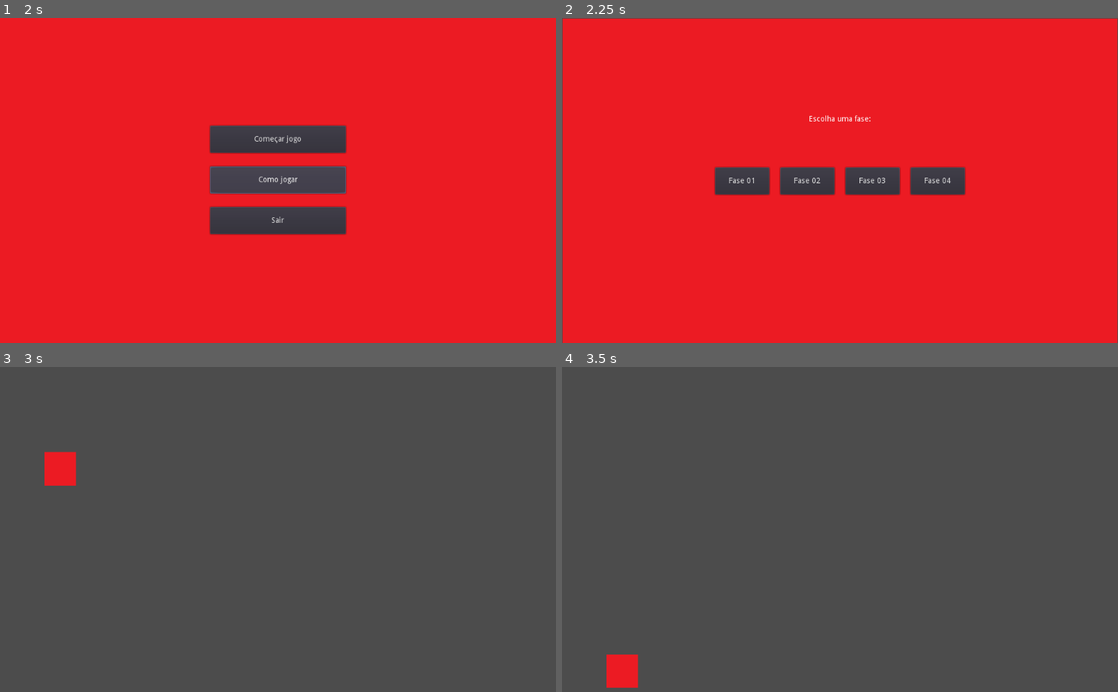
Above: before the commit, frames 1-4 (two rows, left to right).
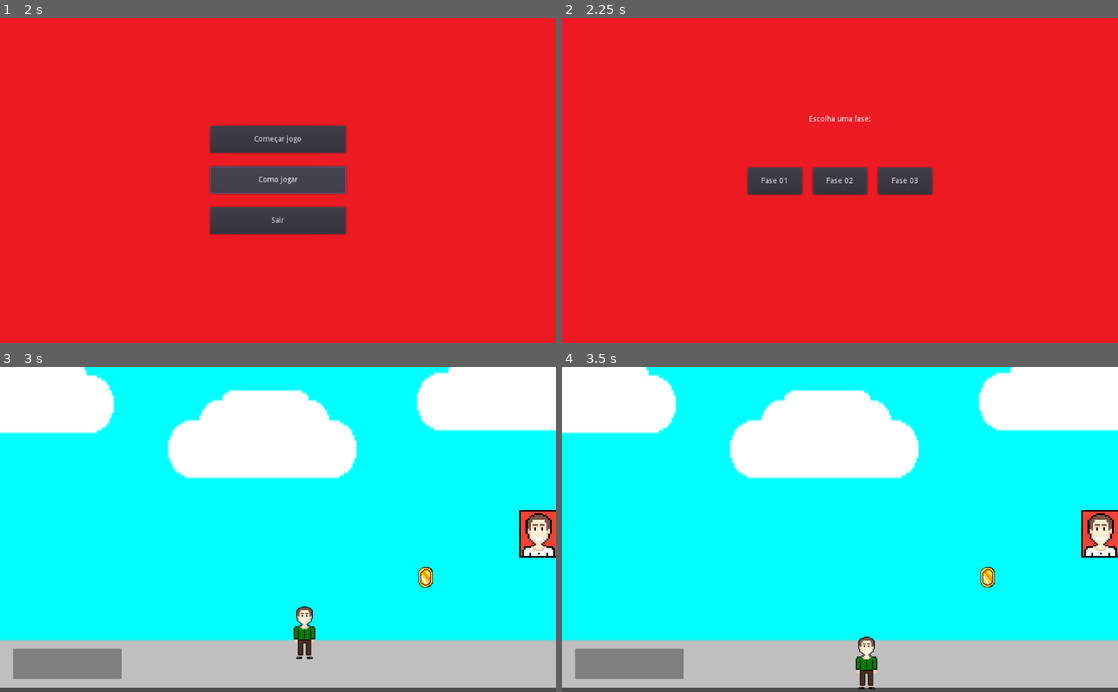
Above: after the commit, the same moments.

Repository: InfiniteMarcus/Lyfer-Education
Game: Godot game, scene res://MainMenu.tscn
Two runs of this game, one before a commit and one after it. Both use one fixed random seed, a clock stepped at 60 frames per second and the inputs below.
Inputs:
- Up to frame 1 (2 s): click "Como jogar" at 0.5 s; click "Como jogar" at 1.25 s
- Up to frame 2 (2.25 s): click "Começar jogo" at 2 s
- Up to frame 3 (3 s): click "Fase 01" at 2.75 s
- Up to frame 4 (3.5 s): no input

Frame 1 is identical in both runs. In frame 2, 2.6% of the frame differs, in the area x 0-100%, y 0-100%; in frame 3, 99%, in the area x 0-100%, y 0-99%; in frame 4, 99%.

Commit message:
feat: adicionando moedas e menu de pause

Diff:
--- a/LevelSelector.tscn
+++ b/LevelSelector.tscn
@@ -13,12 +13,13 @@
 "_edit_use_anchors_": false
 }
 
-[node name="Background Sprite" type="Sprite" parent="."]
-position = Vector2( 512.115, 301.012 )
-scale = Vector2( 0.631186, 0.261087 )
+[node name="Background Sprite" type="TextureRect" parent="."]
+anchor_right = 1.0
+anchor_bottom = 1.0
 texture = ExtResource( 1 )
+expand = true
 __meta__ = {
-"_edit_lock_": true
+"_edit_use_anchors_": false
 }
 
 [node name="Label" type="Label" parent="."]
@@ -62,8 +63,8 @@
 }
 
 [node name="Level01" type="Button" parent="MarginContainer/VBoxContainer/HBoxContainer"]
-margin_left = 282.0
-margin_right = 382.0
+margin_left = 342.0
+margin_right = 442.0
 margin_bottom = 50.0
 rect_min_size = Vector2( 100, 50 )
 size_flags_horizontal = 0
@@ -71,8 +72,8 @@
 text = "Fase 01"
 
 [node name="Level02" type="Button" parent="MarginContainer/VBoxContainer/HBoxContainer"]
-margin_left = 402.0
-margin_right = 502.0
+margin_left = 462.0
+margin_right = 562.0
 margin_bottom = 50.0
 rect_min_size = Vector2( 100, 50 )
 size_flags_horizontal = 0
@@ -80,21 +81,11 @@
 text = "Fase 02"
 
 [node name="Level03" type="Button" parent="MarginContainer/VBoxContainer/HBoxContainer"]
-margin_left = 522.0
-margin_right = 622.0
+margin_left = 582.0
+margin_right = 682.0
 margin_bottom = 50.0
 rect_min_size = Vector2( 100, 50 )
 size_flags_horizontal = 0
 size_flags_vertical = 0
 text = "Fase 03"
-
-[node name="Level04" type="Button" parent="MarginContainer/VBoxContainer/HBoxContainer"]
-margin_left = 642.0
-margin_right = 742.0
-margin_bottom = 50.0
-rect_min_size = Vector2( 100, 50 )
-size_flags_horizontal = 0
-size_flags_vertical = 0
-custom_constants/hseparation = 0
-text = "Fase 04"
 [connection signal="pressed" from="MarginContainer/VBoxContainer/HBoxContainer/Level01" to="MarginContainer/VBoxContainer/HBoxContainer" method="_on_Level01_pressed"]
--- a/Levels/Level01.tscn
+++ b/Levels/Level01.tscn
@@ -1,38 +1,225 @@
-[gd_scene load_steps=5 format=2]
-
-[ext_resource path="res://background.png" type="Texture" id=1]
+[gd_scene load_steps=12 format=2]
+
+[ext_resource path="res://Sprites/unknown.png" type="Texture" id=1]
 [ext_resource path="res://Scripts/PlayerController.gd" type="Script" id=2]
+[ext_resource path="res://Scripts/CameraFollow.gd" type="Script" id=3]
+[ext_resource path="res://Sprites/Personagem-Final-Transparente.png" type="Texture" id=4]
+[ext_resource path="res://Sprites/Background.png" type="Texture" id=5]
+[ext_resource path="res://Scripts/PauseMenu.gd" type="Script" id=6]
+[ext_resource path="res://Sprites/Moeda-Big.png" type="Texture" id=7]
+[ext_resource path="res://Scripts/CoinController.gd" type="Script" id=8]
 
 [sub_resource type="RectangleShape2D" id=1]
-extents = Vector2( 28.9927, 30.9645 )
+extents = Vector2( 22.3628, 48.7449 )
 
 [sub_resource type="RectangleShape2D" id=2]
-extents = Vector2( 527.273, 32.8473 )
+extents = Vector2( 1200, 32.8473 )
+
+[sub_resource type="CapsuleShape2D" id=3]
+radius = 16.0
+height = 16.0
 
 [node name="Game" type="Node2D"]
 __meta__ = {
 "_edit_lock_": true
 }
 
-[node name="KinematicBody2D" type="KinematicBody2D" parent="."]
-position = Vector2( 111.124, 130.644 )
+[node name="Background - sprite" type="Sprite" parent="."]
+position = Vector2( 536, 264 )
+scale = Vector2( 3.85333, 4.61111 )
+texture = ExtResource( 5 )
+__meta__ = {
+"_edit_lock_": true
+}
+
+[node name="Background - sprite2" type="Sprite" parent="."]
+position = Vector2( 2848, 264 )
+scale = Vector2( 3.85333, 4.61111 )
+texture = ExtResource( 5 )
+
+[node name="Player" type="KinematicBody2D" parent="."]
+position = Vector2( 64, 448 )
 script = ExtResource( 2 )
-
-[node name="Sprite" type="Sprite" parent="KinematicBody2D"]
-scale = Vector2( 0.0357892, 0.0269697 )
-texture = ExtResource( 1 )
-
-[node name="CollisionShape2D" type="CollisionShape2D" parent="KinematicBody2D"]
+__meta__ = {
+"_edit_lock_": true
+}
+
+[node name="Sprite" type="Sprite" parent="Player"]
+position = Vector2( 48.8762, -14.6444 )
+scale = Vector2( 0.615385, 0.52 )
+texture = ExtResource( 4 )
+
+[node name="CollisionShape2D" type="CollisionShape2D" parent="Player"]
+position = Vector2( 48.5227, -14.7553 )
 shape = SubResource( 1 )
 
 [node name="StaticBody2D" type="StaticBody2D" parent="."]
 position = Vector2( 363.456, 616.122 )
 
 [node name="CollisionShape2D" type="CollisionShape2D" parent="StaticBody2D"]
-position = Vector2( 138.389, 13.2124 )
+position = Vector2( 764.544, 15.8779 )
+shape = SubResource( 2 )
+
+[node name="StaticBody2D2" type="StaticBody2D" parent="."]
+position = Vector2( 1064, 280 )
+rotation = 1.5708
+
+[node name="CollisionShape2D" type="CollisionShape2D" parent="StaticBody2D2"]
+position = Vector2( 23.9999, -1288 )
+shape = SubResource( 2 )
+
+[node name="StaticBody2D3" type="StaticBody2D" parent="."]
+position = Vector2( 1064, 280 )
+rotation = 1.5708
+
+[node name="CollisionShape2D" type="CollisionShape2D" parent="StaticBody2D3"]
+position = Vector2( 96.0001, 1096 )
 shape = SubResource( 2 )
 
 [node name="Camera2D" type="Camera2D" parent="."]
 position = Vector2( 512, 304 )
 scale = Vector2( 1, 1 )
 current = true
+script = ExtResource( 3 )
+
+[node name="Sprite2" type="Sprite" parent="."]
+position = Vector2( 544, 312 )
+scale = Vector2( 0.138996, 0.128655 )
+texture = ExtResource( 1 )
+
+[node name="CanvasLayer" type="CanvasLayer" parent="."]
+
+[node name="PauseMenu" type="Control" parent="CanvasLayer"]
+pause_mode = 2
+anchor_right = 1.0
+anchor_bottom = 1.0
+rect_min_size = Vector2( 1, 1 )
+script = ExtResource( 6 )
+__meta__ = {
+"_edit_use_anchors_": false
+}
+
+[node name="Menu" type="ColorRect" parent="CanvasLayer/PauseMenu"]
+anchor_right = 1.0
+anchor_bottom = 1.0
+color = Color( 0, 0, 0, 0.647059 )
+__meta__ = {
+"_edit_lock_": true,
+"_edit_use_anchors_": false
+}
+
+[node name="Label" type="Label" parent="CanvasLayer/PauseMenu/Menu"]
+margin_left = 400.0
+margin_top = 128.0
+margin_right = 632.0
+margin_bottom = 192.0
+text = "Jogo pausado"
+align = 1
+valign = 1
+__meta__ = {
+"_edit_lock_": true,
+"_edit_use_anchors_": false
+}
+
+[node name="HBoxContainer" type="HBoxContainer" parent="CanvasLayer/PauseMenu/Menu"]
+margin_top = 288.0
+margin_right = 1024.0
+margin_bottom = 288.0
+alignment = 1
+__meta__ = {
+"_edit_lock_": true,
+"_edit_use_anchors_": false
+}
+
+[node name="VBoxContainer" type="VBoxContainer" parent="CanvasLayer/PauseMenu/Menu/HBoxContainer"]
+margin_left = 452.0
+margin_right = 572.0
+margin_bottom = 130.0
+custom_constants/separation = 30
+alignment = 1
+__meta__ = {
+"_edit_lock_": true,
+"_edit_use_anchors_": false
+}
+
+[node name="Continuar" type="Button" parent="CanvasLayer/PauseMenu/Menu/HBoxContainer/VBoxContainer"]
+margin_right = 120.0
+margin_bottom = 50.0
+rect_min_size = Vector2( 120, 50 )
+size_flags_horizontal = 0
+size_flags_vertical = 0
+text = "Continuar"
+__meta__ = {
+"_edit_lock_": true,
+"_edit_use_anchors_": false
+}
+
+[node name="Sair" type="Button" parent="CanvasLayer/PauseMenu/Menu/HBoxContainer/VBoxContainer"]
+margin_top = 80.0
+margin_right = 120.0
+margin_bottom = 130.0
+rect_min_size = Vector2( 120, 50 )
+size_flags_horizontal = 0
+size_flags_vertical = 0
+text = "Sair do jogo"
+__meta__ = {
+"_edit_lock_": true,
+"_edit_use_anchors_": false
+}
+
+[node name="UserMenu" type="Control" parent="CanvasLayer"]
+margin_right = 40.0
+margin_bottom = 40.0
+__meta__ = {
+"_edit_use_anchors_": false
+}
+
+[node name="Menu" type="ColorRect" parent="CanvasLayer/UserMenu"]
+margin_left = 24.0
+margin_top = 520.0
+margin_right = 224.0
+margin_bottom = 576.0
+color = Color( 0.0588235, 0.0588235, 0.0588235, 0.364706 )
+
+[node name="Moedas" type="Node2D" parent="."]
+position = Vector2( 336, 392 )
+scale = Vector2( 0.663328, 0.752776 )
+
+[node name="Moeda" type="Area2D" parent="Moedas"]
+scale = Vector2( 1, 1 )
+script = ExtResource( 8 )
+
+[node name="CollisionShape2D" type="CollisionShape2D" parent="Moedas/Moeda"]
+position = Vector2( -0.00012207, 0 )
+scale = Vector2( 1.50755, 1.32842 )
+shape = SubResource( 3 )
+__meta__ = {
+"_edit_lock_": true
+}
+
+[node name="Sprite" type="Sprite" parent="Moedas/Moeda"]
+texture = ExtResource( 7 )
+__meta__ = {
+"_edit_lock_": true
+}
+
+[node name="Moeda2" type="Area2D" parent="Moedas"]
+position = Vector2( 687.442, 53.1367 )
+scale = Vector2( 1, 1 )
+script = ExtResource( 8 )
+
+[node name="CollisionShape2D" type="CollisionShape2D" parent="Moedas/Moeda2"]
+position = Vector2( -0.00012207, 0 )
+scale = Vector2( 1.50755, 1.32842 )
+shape = SubResource( 3 )
+__meta__ = {
+"_edit_lock_": true
+}
+
+[node name="Sprite" type="Sprite" parent="Moedas/Moeda2"]
+texture = ExtResource( 7 )
+__meta__ = {
+"_edit_lock_": true
+}
+[connection signal="pressed" from="CanvasLayer/PauseMenu/Menu/HBoxContainer/VBoxContainer/Continuar" to="CanvasLayer/PauseMenu" method="_on_Continuar_pressed"]
+[connection signal="pressed" from="CanvasLayer/PauseMenu/Menu/HBoxContainer/VBoxContainer/Sair" to="CanvasLayer/PauseMenu" method="_on_Sair_pressed"]
--- a/MainMenu.tscn
+++ b/MainMenu.tscn
@@ -11,12 +11,14 @@
 "_edit_use_anchors_": false
 }
 
-[node name="Background Sprite" type="Sprite" parent="."]
-position = Vector2( 511.71, 300 )
-scale = Vector2( 0.632457, 0.261324 )
+[node name="Background Sprite" type="TextureRect" parent="."]
+anchor_right = 1.0
+anchor_bottom = 1.0
 texture = ExtResource( 1 )
+expand = true
+stretch_mode = 2
 __meta__ = {
-"_edit_lock_": true
+"_edit_use_anchors_": false
 }
 
 [node name="MarginContainer" type="MarginContainer" parent="."]
--- a/Scripts/CameraFollow.gd
+++ b/Scripts/CameraFollow.gd
@@ -1,16 +1,6 @@
-extends Node
+extends Camera2D
 
+onready var player = get_node("/root/Game/Player")
 
-# Declare member variables here. Examples:
-# var a = 2
-# var b = "text"
-
-
-# Called when the node enters the scene tree for the first time.
-func _ready():
-	pass # Replace with function body.
-
-
-# Called every frame. 'delta' is the elapsed time since the previous frame.
-#func _process(delta):
-#	pass
+func _process (delta):
+		position.x = player.position.x
--- /dev/null
+++ b/Scripts/CoinController.gd
@@ -0,0 +1,9 @@
+extends Area2D
+
+func _ready():
+	connect("body_entered", self, "_on_body_entered")
+
+func _on_body_entered(other):
+	if (other.has_method("add_coin")):
+		other.add_coin()
+		queue_free()
--- /dev/null
+++ b/Scripts/PauseMenu.gd
@@ -0,0 +1,22 @@
+extends Control
+
+func _ready():
+	visible = false
+
+func _input(event):
+	if event.is_action_pressed("ui_pause"):
+		pauseUnpause()
+
+
+func pauseUnpause():
+	var pauseState = not get_tree().paused
+	get_tree().paused = pauseState
+	visible = pauseState
+
+func _on_Continuar_pressed():
+	pauseUnpause()
+
+
+func _on_Sair_pressed():
+	pauseUnpause()
+	get_tree().change_scene("res://MainMenu.tscn")
--- a/Scripts/PlayerController.gd
+++ b/Scripts/PlayerController.gd
@@ -1,10 +1,11 @@
 extends KinematicBody2D
 
-export (int) var speed = 1200
-export (int) var jump_speed = -1800
+export (int) var speed = 800
+export (int) var jump_speed = -1500
 export (int) var gravity = 4000
 
 var velocity = Vector2.ZERO
+var coins = 0
 
 func get_input():
 	velocity.x = 0
@@ -20,3 +21,7 @@
 	if Input.is_action_just_pressed("ui_up"):
 		if is_on_floor():
 			velocity.y = jump_speed
+
+func add_coin():
+	coins += 1
+	print(coins)
--- a/project.godot
+++ b/project.godot
@@ -17,12 +17,21 @@
 
 config/name="Hackathon - CCR"
 run/main_scene="res://MainMenu.tscn"
+run/low_processor_mode=true
 config/icon="res://icon.png"
 
 [display]
 
 window/stretch/mode="viewport"
 
+[input]
+
+ui_pause={
+"deadzone": 0.5,
+"events": [ Object(InputEventKey,"resource_local_to_scene":false,"resource_name":"","device":0,"alt":false,"shift":false,"control":false,"meta":false,"command":false,"pressed":false,"scancode":16777217,"unicode":0,"echo":false,"script":null)
+ ]
+}
+
 [rendering]
 
 environment/default_environment="res://default_env.tres"
Binary file added: Sprites/Background.png
Not shown, added: Sprites/Background.png.import
Binary file added: Sprites/Moeda-Big.png
Not shown, added: Sprites/Moeda-Big.png.import
Binary file added: Sprites/Personagem-Final-Transparente.png
Not shown, added: Sprites/Personagem-Final-Transparente.png.import
Binary file added: Sprites/fundo.png
Not shown, added: Sprites/fundo.png.import
Binary file added: Sprites/unknown.png
Not shown, added: Sprites/unknown.png.import
Not shown, changed: HTML/Hackathon - CCR.pck
Not shown, added: HTML/ngrok.exe
(and 1 more such lines)
